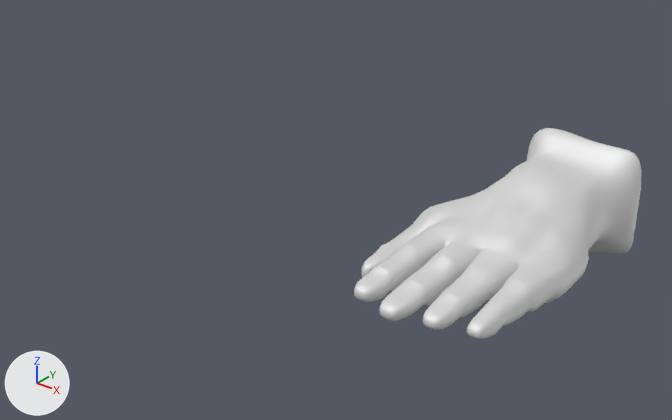
The FBX model 5to/Proyecto Semestral VR/Modelos/Left Hand.fbx: old version first, new version second.
Rendered twice from a 50 mm camera at (0.426, -0.859, 0.492) aimed at (-0.263, 0.003, -0.042). Every picture has the same lights, and +X, +Y and +Z are marked at lower left.

The first picture shows 'Hands.001'.
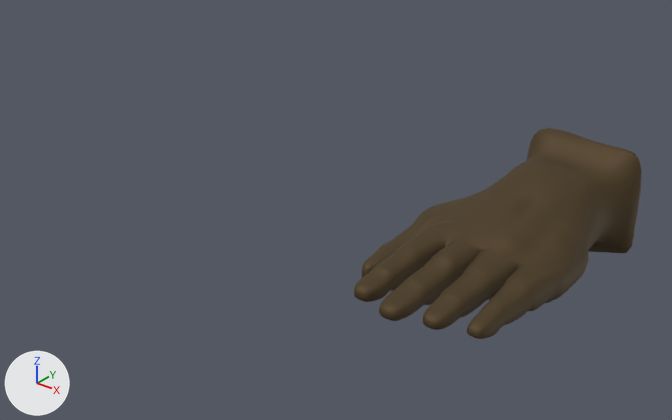
Where the newer file only moved an object's origin or applied its transform, the numbers keep the older frame.

What differs and where, as boxes [x1, y1, x2, y2] in the pictures (672 x 420 px):
'Hands.001', surface changed (white to brown): [354, 128, 642, 339] in both

The change, as a diff of the scene's bpy script:
```diff
--- a/5to/Proyecto Semestral VR/Modelos/Left Hand.fbx.py
+++ b/5to/Proyecto Semestral VR/Modelos/Left Hand.fbx.py
@@ img_gloves_png @@
+img_gloves_png = load_image('Gloves.png', 'Gloves.png', 1024, 1024, 'sRGB')
@@ mat_material @@
 mat_material = principled_material('Material')
-mat_material.base_color = (0.8, 0.8, 0.8)  # white #e7e7e7
+mat_material.texture = img_gloves_png  # with its transparency
 mat_material.metallic = 0.543
@@ me_cube_006 @@
 me_cube_006.from_pydata(...)  # 3228 vertices, 3224 faces; spans x -0.807..0.093, y -0.342..0.051, z -0.061..0.085
 # used by ob_hands_001; location = (0.0, 0.106, 0.0)
+# me_cube_006 part 1: texture (UV) coordinates of 3224 of 3224 faces, centred in x -0.118..0.093, y -0.342..0.049, z -0.06..0.084, changed; they spanned u 0.01..0.99, v 0.01..0.96 and now span u 0.02..0.98, v 0.13..0.97
 me_cube_006.materials.append(mat_material)
```
